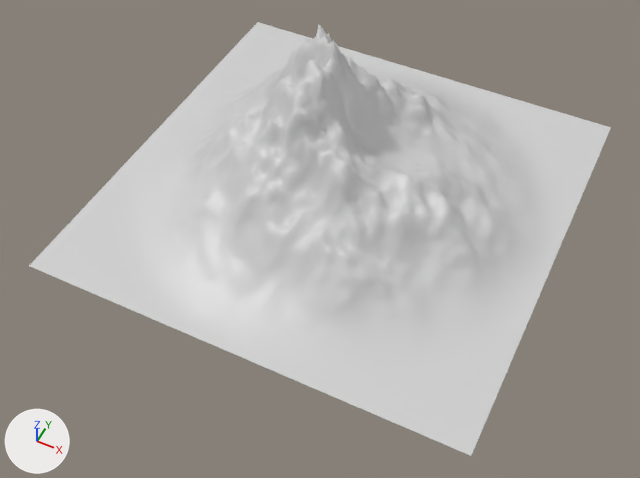
What one commit did to the COLLADA model assets/Mountain.dae.
Before and after are seen from a 50 mm camera at (2.41, -5.26, 5.82) aimed at (0.15, -0.73, 0.15). Arrows for +X, +Y and +Z are at lower left; the lights stay in place.

Objects in the first picture: 'Landscape'.
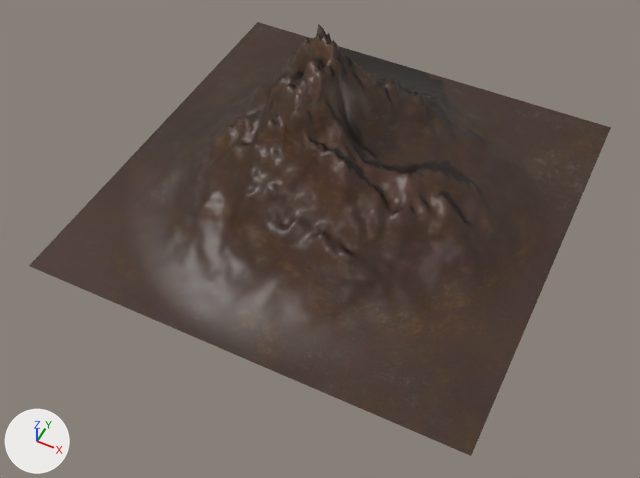
Location of each change, (x1, y1, x2, y2) in pixels of the pictures (640 x 478 px):
'Landscape', recoloured (white to brown): (29, 22, 611, 456) in both

The change in detail:
Picture 'mountold2.jpg' (img_mountold2_jpg) is new.
Material 'Material_002' (mat_material_002) is new.
Its texture is img_mountold2_jpg.
Its roughness is 0.44.
me_landscape has 11025 vertices, 21632 faces and spans x -2.0..2.0, y -2.0..2.0, z 0.0..1.6.
me_landscape no longer uses material mat_mountain (light grey #d1d1d1).
me_landscape now uses material mat_material_002 (picture img_mountold2_jpg).
